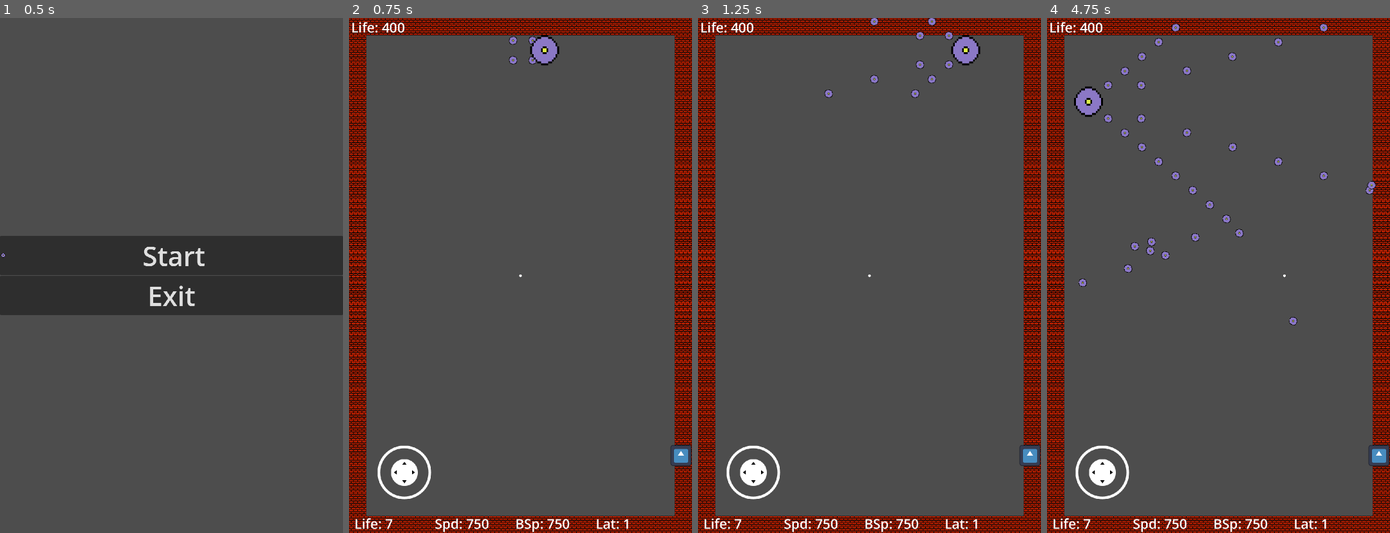
Above: before the commit, frames 1-4 (left to right).
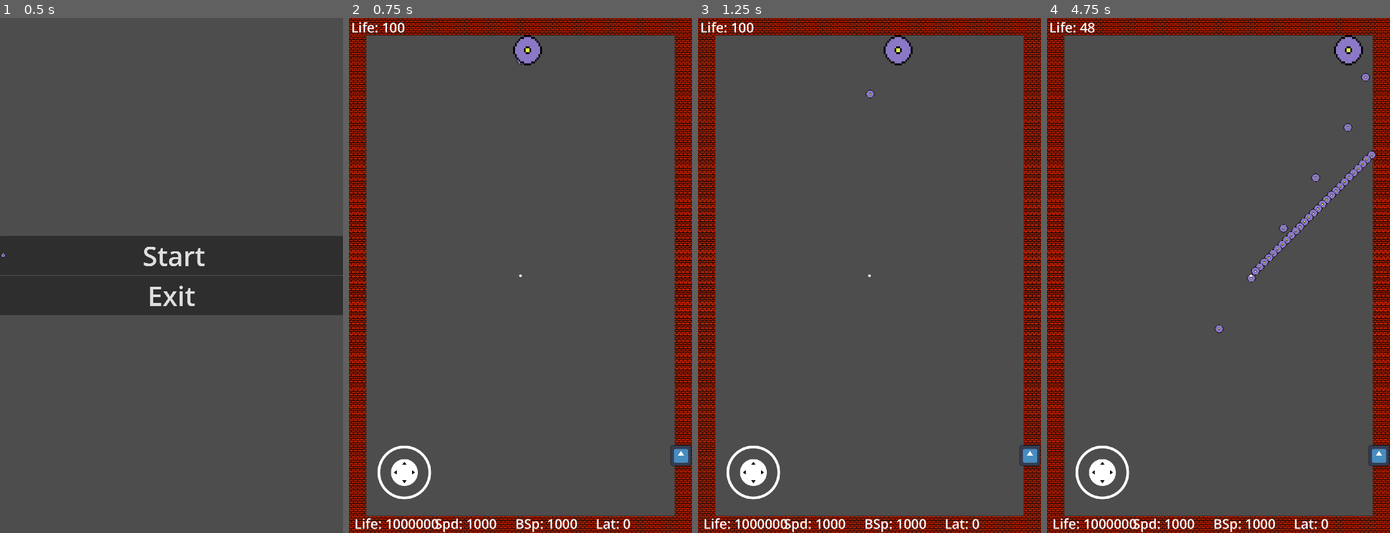
Above: after the commit, the same moments.

Repository: SalixeGames/ClassicalBulletHell
Game: Godot game, scene res://main_menu.tscn
Same seed, same stepped clock (60 frames per second), same inputs: the game is played once before the commit and once after it. The engine's default icon, where the game draws it, is replaced by a stand-in: a white triangle on a blue panel in a dark square.
Inputs (mouse positions are in pixels of both pictures, inside the frame that each line leads up to):
- Up to frame 1 (0.5 s): no input
- Up to frame 2 (0.75 s): click "Start" at 0.5 s
- Up to frame 3 (1.25 s): no input
- Up to frame 4 (4.75 s): move the mouse to (1293, 249) at 1.27 s; hold D (move_right) 1.28-2 s; hold Space (shoot) 1.28-2 s; click (1293, 249) at 1.42 s; drag from (1149, 301) to (1314, 141) at 2.02 s; move the mouse to (1252, 162) at 2.77 s; hold D (move_right) 2.78-3.5 s; hold Space (shoot) 2.78-3.5 s; drag from (1201, 378) to (1119, 213) at 3.52 s; move the mouse to (1321, 352) at 4.27 s; hold A (move_left) from 4.28 s (still down); hold Space (shoot) from 4.28 s (still down)

Frame 1 is identical in both runs. In frame 2, 1.0% of the frame differs, in the area x 9-82%, y 0-100%; in frame 3, 1.4%; in frame 4, 3.0%, in the area x 7-97%, y 0-100%.

Commit message:
+ all bosses

Diff:
--- a/Ressources/Bosses/10_debussy.tscn
+++ b/Ressources/Bosses/10_debussy.tscn
@@ -8,44 +8,40 @@
 [ext_resource type="PackedScene" uid="uid://cpxfog2lpcw3g" path="res://Ressources/Paths/pee_stain_path_h2.tscn" id="6_0onwc"]
 [ext_resource type="PackedScene" uid="uid://80r85brvtfjc" path="res://Ressources/Paths/twirl_path_h3.tscn" id="7_7m7v0"]
 [ext_resource type="Texture2D" uid="uid://douxk8ths4u6s" path="res://Assets/Sprites/ball.png" id="7_hb27e"]
-[ext_resource type="AudioStream" uid="uid://cywdyr3s8r0x5" path="res://Assets/Sound/Beethoven_Bagatela_WoO_59_Fur_Elise.mp3" id="8_hmpy6"]
+[ext_resource type="AudioStream" uid="uid://gol8tma5f5hm" path="res://Assets/Sound/debussy.mp3" id="9_bog1b"]
 [ext_resource type="PackedScene" uid="uid://c3gcutpkv0kuu" path="res://life_label.tscn" id="9_umqq0"]
 
 [sub_resource type="Resource" id="Resource_i4bdl"]
 script = ExtResource("4_77f37")
-init_angle = 0.785
-n_angles = 4
-latency = 0.1
-n_simult = 4
+init_angle = 0.0
+n_angles = 10
+latency = 0.01
 projectile = ExtResource("3_tgjwq")
-projectile_speed = 300.0
+projectile_speed = 1000.0
 
 [sub_resource type="Resource" id="Resource_j8pfv"]
 script = ExtResource("4_77f37")
-init_angle = 1.0
-n_angles = 1
-latency = 1.0
-n_simult = 1
+init_angle = 0.0
+n_angles = 15
+latency = 0.01
 projectile = ExtResource("3_tgjwq")
-projectile_speed = 300.0
+projectile_speed = 1000.0
 
 [sub_resource type="Resource" id="Resource_csxrt"]
 script = ExtResource("4_77f37")
-init_angle = 1.0
-n_angles = 4
-latency = 0.01
-n_simult = 3
+init_angle = 0.0
+n_angles = 20
+latency = 0.1
 projectile = ExtResource("3_tgjwq")
-projectile_speed = 300.0
+projectile_speed = 900.0
 
 [sub_resource type="Resource" id="Resource_5xfg5"]
 script = ExtResource("4_77f37")
-init_angle = 2.0
-n_angles = 2
-latency = 2.0
-n_simult = 2
+init_angle = 0.0
+n_angles = 25
+latency = 0.01
 projectile = ExtResource("3_tgjwq")
-projectile_speed = 300.0
+projectile_speed = 1000.0
 
 [sub_resource type="CircleShape2D" id="CircleShape2D_3gvjj"]
 radius = 60.0
@@ -78,7 +74,7 @@
 shape = SubResource("CircleShape2D_3gvjj")
 
 [node name="AudioStreamPlayer" type="AudioStreamPlayer" parent="."]
-stream = ExtResource("8_hmpy6")
+stream = ExtResource("9_bog1b")
 pitch_scale = 1.24
 autoplay = true
 
--- a/Ressources/Bosses/2_bach.tscn
+++ b/Ressources/Bosses/2_bach.tscn
@@ -9,15 +9,14 @@
 [ext_resource type="Texture2D" uid="uid://douxk8ths4u6s" path="res://Assets/Sprites/ball.png" id="7_6nhyl"]
 [ext_resource type="PackedScene" uid="uid://by2n6i06l8anu" path="res://Ressources/Paths/parrallelogram_path_e3.tscn" id="7_bkmy8"]
 [ext_resource type="PackedScene" uid="uid://du1x6so62lgb2" path="res://Ressources/Paths/x_path_e5.tscn" id="8_t1oi7"]
-[ext_resource type="AudioStream" uid="uid://cywdyr3s8r0x5" path="res://Assets/Sound/Beethoven_Bagatela_WoO_59_Fur_Elise.mp3" id="8_vdrmp"]
 [ext_resource type="PackedScene" uid="uid://c3gcutpkv0kuu" path="res://life_label.tscn" id="9_4oeru"]
+[ext_resource type="AudioStream" uid="uid://co6uionrotb5l" path="res://Assets/Sound/Johann_Sebastian_Bach.mp3" id="10_b4poj"]
 
 [sub_resource type="Resource" id="Resource_i4bdl"]
 script = ExtResource("4_8n64y")
 init_angle = 1.571
 n_angles = 1
 latency = 0.5
-n_simult = 1
 projectile = ExtResource("3_wisqn")
 projectile_speed = 300.0
 
@@ -26,7 +25,6 @@
 init_angle = 1.571
 n_angles = 3
 latency = 0.5
-n_simult = 1
 projectile = ExtResource("3_wisqn")
 projectile_speed = 350.0
 
@@ -35,7 +33,6 @@
 init_angle = 1.571
 n_angles = 5
 latency = 0.25
-n_simult = 1
 projectile = ExtResource("3_wisqn")
 projectile_speed = 400.0
 
@@ -44,7 +41,6 @@
 init_angle = 1.571
 n_angles = 7
 latency = 0.25
-n_simult = 1
 projectile = ExtResource("3_wisqn")
 projectile_speed = 450.0
 
@@ -79,7 +75,7 @@
 shape = SubResource("CircleShape2D_3gvjj")
 
 [node name="AudioStreamPlayer" type="AudioStreamPlayer" parent="."]
-stream = ExtResource("8_vdrmp")
+stream = ExtResource("10_b4poj")
 pitch_scale = 1.24
 autoplay = true
 
--- a/Ressources/Bosses/3_mozart.tscn
+++ b/Ressources/Bosses/3_mozart.tscn
@@ -8,16 +8,15 @@
 [ext_resource type="PackedScene" uid="uid://du1x6so62lgb2" path="res://Ressources/Paths/x_path_e5.tscn" id="6_5rgcc"]
 [ext_resource type="Texture2D" uid="uid://douxk8ths4u6s" path="res://Assets/Sprites/ball.png" id="7_e5oir"]
 [ext_resource type="PackedScene" uid="uid://b70731gfwu7yl" path="res://Ressources/Paths/hourglass_path_e4.tscn" id="7_prxsa"]
-[ext_resource type="AudioStream" uid="uid://cywdyr3s8r0x5" path="res://Assets/Sound/Beethoven_Bagatela_WoO_59_Fur_Elise.mp3" id="8_585jy"]
 [ext_resource type="PackedScene" uid="uid://hpd0xkouvvrx" path="res://Ressources/Paths/teeth_path_m1.tscn" id="8_qf6tl"]
 [ext_resource type="PackedScene" uid="uid://c3gcutpkv0kuu" path="res://life_label.tscn" id="9_hqarc"]
+[ext_resource type="AudioStream" uid="uid://bb1kl1grsuuu2" path="res://Assets/Sound/mozart.mp3" id="10_pojxo"]
 
 [sub_resource type="Resource" id="Resource_i4bdl"]
 script = ExtResource("4_mxwd7")
 init_angle = 1.571
 n_angles = 3
 latency = 0.3
-n_simult = 1
 projectile = ExtResource("3_xn3m3")
 projectile_speed = 300.0
 
@@ -26,7 +25,6 @@
 init_angle = 1.571
 n_angles = 3
 latency = 0.3
-n_simult = 2
 projectile = ExtResource("3_xn3m3")
 projectile_speed = 300.0
 
@@ -35,16 +33,14 @@
 init_angle = 1.571
 n_angles = 3
 latency = 0.15
-n_simult = 3
 projectile = ExtResource("3_xn3m3")
 projectile_speed = 300.0
 
 [sub_resource type="Resource" id="Resource_5xfg5"]
 script = ExtResource("4_mxwd7")
 init_angle = 1.571
-n_angles = 2
+n_angles = 7
 latency = 0.3
-n_simult = 4
 projectile = ExtResource("3_xn3m3")
 projectile_speed = 300.0
 
@@ -79,7 +75,7 @@
 shape = SubResource("CircleShape2D_3gvjj")
 
 [node name="AudioStreamPlayer" type="AudioStreamPlayer" parent="."]
-stream = ExtResource("8_585jy")
+stream = ExtResource("10_pojxo")
 pitch_scale = 1.24
 autoplay = true
 
--- a/Ressources/Bosses/4_beethoven.tscn
+++ b/Ressources/Bosses/4_beethoven.tscn
@@ -17,7 +17,6 @@
 init_angle = 0.785
 n_angles = 4
 latency = 0.2
-n_simult = 1
 projectile = ExtResource("3_1rvtp")
 projectile_speed = 350.0
 
@@ -26,7 +25,6 @@
 init_angle = 0.785
 n_angles = 4
 latency = 0.2
-n_simult = 1
 projectile = ExtResource("3_1rvtp")
 projectile_speed = 400.0
 
@@ -35,7 +33,6 @@
 init_angle = 0.785
 n_angles = 6
 latency = 0.2
-n_simult = 1
 projectile = ExtResource("3_1rvtp")
 projectile_speed = 450.0
 
@@ -44,7 +41,6 @@
 init_angle = 0.785
 n_angles = 6
 latency = 0.2
-n_simult = 1
 projectile = ExtResource("3_1rvtp")
 projectile_speed = 500.0
 
--- a/Ressources/Bosses/5_chopin.tscn
+++ b/Ressources/Bosses/5_chopin.tscn
@@ -7,44 +7,40 @@
 [ext_resource type="PackedScene" uid="uid://hpd0xkouvvrx" path="res://Ressources/Paths/teeth_path_m1.tscn" id="5_h21pr"]
 [ext_resource type="PackedScene" uid="uid://cmc50iwsmo0px" path="res://Ressources/Paths/sinus_path_m2.tscn" id="6_q4v5h"]
 [ext_resource type="Texture2D" uid="uid://douxk8ths4u6s" path="res://Assets/Sprites/ball.png" id="7_5ppdf"]
-[ext_resource type="AudioStream" uid="uid://cywdyr3s8r0x5" path="res://Assets/Sound/Beethoven_Bagatela_WoO_59_Fur_Elise.mp3" id="8_7ipx5"]
+[ext_resource type="AudioStream" uid="uid://1rxnuuxa7ygl" path="res://Assets/Sound/chopin.ogg" id="8_k7fbo"]
 [ext_resource type="PackedScene" uid="uid://c3gcutpkv0kuu" path="res://life_label.tscn" id="9_1etww"]
 
 [sub_resource type="Resource" id="Resource_i4bdl"]
 script = ExtResource("4_whuu5")
-init_angle = 0.785
-n_angles = 4
-latency = 0.1
-n_simult = 4
+init_angle = 1.571
+n_angles = 6
+latency = 0.15
 projectile = ExtResource("3_toh8x")
-projectile_speed = 300.0
+projectile_speed = 500.0
 
 [sub_resource type="Resource" id="Resource_j8pfv"]
 script = ExtResource("4_whuu5")
-init_angle = 1.0
-n_angles = 1
-latency = 1.0
-n_simult = 1
+init_angle = 1.571
+n_angles = 6
+latency = 0.1
 projectile = ExtResource("3_toh8x")
-projectile_speed = 300.0
+projectile_speed = 500.0
 
 [sub_resource type="Resource" id="Resource_csxrt"]
 script = ExtResource("4_whuu5")
-init_angle = 1.0
-n_angles = 4
-latency = 0.01
-n_simult = 3
+init_angle = 1.571
+n_angles = 12
+latency = 0.15
 projectile = ExtResource("3_toh8x")
-projectile_speed = 300.0
+projectile_speed = 600.0
 
 [sub_resource type="Resource" id="Resource_5xfg5"]
 script = ExtResource("4_whuu5")
-init_angle = 2.0
-n_angles = 2
-latency = 2.0
-n_simult = 2
+init_angle = 1.571
+n_angles = 12
+latency = 0.1
 projectile = ExtResource("3_toh8x")
-projectile_speed = 300.0
+projectile_speed = 600.0
 
 [sub_resource type="CircleShape2D" id="CircleShape2D_3gvjj"]
 radius = 60.0
@@ -77,7 +73,7 @@
 shape = SubResource("CircleShape2D_3gvjj")
 
 [node name="AudioStreamPlayer" type="AudioStreamPlayer" parent="."]
-stream = ExtResource("8_7ipx5")
+stream = ExtResource("8_k7fbo")
 pitch_scale = 1.24
 autoplay = true
 
--- a/Ressources/Bosses/6_wagner.tscn
+++ b/Ressources/Bosses/6_wagner.tscn
@@ -9,44 +9,40 @@
 [ext_resource type="PackedScene" uid="uid://hpd0xkouvvrx" path="res://Ressources/Paths/teeth_path_m1.tscn" id="7_gr8dk"]
 [ext_resource type="Texture2D" uid="uid://douxk8ths4u6s" path="res://Assets/Sprites/ball.png" id="7_kmat2"]
 [ext_resource type="PackedScene" uid="uid://bdolo3lrs20a3" path="res://Ressources/Paths/star_path_h1.tscn" id="8_0q2c3"]
-[ext_resource type="AudioStream" uid="uid://cywdyr3s8r0x5" path="res://Assets/Sound/Beethoven_Bagatela_WoO_59_Fur_Elise.mp3" id="8_nrcas"]
 [ext_resource type="PackedScene" uid="uid://c3gcutpkv0kuu" path="res://life_label.tscn" id="9_47ke7"]
+[ext_resource type="AudioStream" uid="uid://bjd5y3i5t7jjt" path="res://Assets/Sound/wagner.mp3" id="10_jocno"]
 
 [sub_resource type="Resource" id="Resource_i4bdl"]
 script = ExtResource("4_ge121")
-init_angle = 0.785
-n_angles = 4
-latency = 0.1
-n_simult = 4
+init_angle = 0.0
+n_angles = 12
+latency = 0.3
 projectile = ExtResource("3_ea8ut")
-projectile_speed = 300.0
+projectile_speed = 600.0
 
 [sub_resource type="Resource" id="Resource_j8pfv"]
 script = ExtResource("4_ge121")
-init_angle = 1.0
-n_angles = 1
-latency = 1.0
-n_simult = 1
+init_angle = 0.0
+n_angles = 12
+latency = 0.3
 projectile = ExtResource("3_ea8ut")
-projectile_speed = 300.0
+projectile_speed = 600.0
 
 [sub_resource type="Resource" id="Resource_csxrt"]
 script = ExtResource("4_ge121")
-init_angle = 1.0
-n_angles = 4
-latency = 0.01
-n_simult = 3
+init_angle = 0.0
+n_angles = 15
+latency = 0.2
 projectile = ExtResource("3_ea8ut")
-projectile_speed = 300.0
+projectile_speed = 700.0
 
 [sub_resource type="Resource" id="Resource_5xfg5"]
 script = ExtResource("4_ge121")
-init_angle = 2.0
-n_angles = 2
-latency = 2.0
-n_simult = 2
+init_angle = 0.0
+n_angles = 15
+latency = 0.2
 projectile = ExtResource("3_ea8ut")
-projectile_speed = 300.0
+projectile_speed = 650.0
 
 [sub_resource type="CircleShape2D" id="CircleShape2D_3gvjj"]
 radius = 60.0
@@ -79,7 +75,7 @@
 shape = SubResource("CircleShape2D_3gvjj")
 
 [node name="AudioStreamPlayer" type="AudioStreamPlayer" parent="."]
-stream = ExtResource("8_nrcas")
+stream = ExtResource("10_jocno")
 pitch_scale = 1.24
 autoplay = true
 
--- a/Ressources/Bosses/7_offenbach.tscn
+++ b/Ressources/Bosses/7_offenbach.tscn
@@ -8,44 +8,40 @@
 [ext_resource type="PackedScene" uid="uid://cpxfog2lpcw3g" path="res://Ressources/Paths/pee_stain_path_h2.tscn" id="6_1nv7y"]
 [ext_resource type="PackedScene" uid="uid://bdolo3lrs20a3" path="res://Ressources/Paths/star_path_h1.tscn" id="6_scd75"]
 [ext_resource type="Texture2D" uid="uid://douxk8ths4u6s" path="res://Assets/Sprites/ball.png" id="7_txhmp"]
-[ext_resource type="AudioStream" uid="uid://cywdyr3s8r0x5" path="res://Assets/Sound/Beethoven_Bagatela_WoO_59_Fur_Elise.mp3" id="8_ctf5p"]
+[ext_resource type="AudioStream" uid="uid://7gqaw4virr4u" path="res://Assets/Sound/offenbach.mp3" id="9_1hi5a"]
 [ext_resource type="PackedScene" uid="uid://c3gcutpkv0kuu" path="res://life_label.tscn" id="9_wulpd"]
 
 [sub_resource type="Resource" id="Resource_i4bdl"]
 script = ExtResource("4_33827")
-init_angle = 0.785
+init_angle = 0.0
 n_angles = 4
 latency = 0.1
-n_simult = 4
 projectile = ExtResource("3_54tdp")
-projectile_speed = 300.0
+projectile_speed = 700.0
 
 [sub_resource type="Resource" id="Resource_j8pfv"]
 script = ExtResource("4_33827")
-init_angle = 1.0
-n_angles = 1
-latency = 1.0
-n_simult = 1
+init_angle = 0.0
+n_angles = 4
+latency = 0.1
 projectile = ExtResource("3_54tdp")
-projectile_speed = 300.0
+projectile_speed = 700.0
 
 [sub_resource type="Resource" id="Resource_csxrt"]
 script = ExtResource("4_33827")
-init_angle = 1.0
-n_angles = 4
-latency = 0.01
-n_simult = 3
+init_angle = 0.0
+n_angles = 6
+latency = 0.1
 projectile = ExtResource("3_54tdp")
-projectile_speed = 300.0
+projectile_speed = 750.0
 
 [sub_resource type="Resource" id="Resource_5xfg5"]
 script = ExtResource("4_33827")
-init_angle = 2.0
-n_angles = 2
-latency = 2.0
-n_simult = 2
+init_angle = 0.0
+n_angles = 8
+latency = 0.1
 projectile = ExtResource("3_54tdp")
-projectile_speed = 300.0
+projectile_speed = 800.0
 
 [sub_resource type="CircleShape2D" id="CircleShape2D_3gvjj"]
 radius = 60.0
@@ -78,7 +74,7 @@
 shape = SubResource("CircleShape2D_3gvjj")
 
 [node name="AudioStreamPlayer" type="AudioStreamPlayer" parent="."]
-stream = ExtResource("8_ctf5p")
+stream = ExtResource("9_1hi5a")
 pitch_scale = 1.24
 autoplay = true
 
--- a/Ressources/Bosses/8_brahms.tscn
+++ b/Ressources/Bosses/8_brahms.tscn
@@ -9,44 +9,40 @@
 [ext_resource type="PackedScene" uid="uid://cpxfog2lpcw3g" path="res://Ressources/Paths/pee_stain_path_h2.tscn" id="6_v8jh1"]
 [ext_resource type="PackedScene" uid="uid://cmc50iwsmo0px" path="res://Ressources/Paths/sinus_path_m2.tscn" id="7_4m8et"]
 [ext_resource type="Texture2D" uid="uid://douxk8ths4u6s" path="res://Assets/Sprites/ball.png" id="7_6d4bb"]
-[ext_resource type="AudioStream" uid="uid://cywdyr3s8r0x5" path="res://Assets/Sound/Beethoven_Bagatela_WoO_59_Fur_Elise.mp3" id="8_15bns"]
 [ext_resource type="PackedScene" uid="uid://c3gcutpkv0kuu" path="res://life_label.tscn" id="9_myeto"]
+[ext_resource type="AudioStream" uid="uid://cvrxagsvgmshp" path="res://Assets/Sound/brahms.mp3" id="10_noywf"]
 
 [sub_resource type="Resource" id="Resource_i4bdl"]
 script = ExtResource("4_uvb8c")
-init_angle = 0.785
-n_angles = 4
+init_angle = 1.571
+n_angles = 5
 latency = 0.1
-n_simult = 4
 projectile = ExtResource("3_5mw4r")
-projectile_speed = 300.0
+projectile_speed = 700.0
 
 [sub_resource type="Resource" id="Resource_j8pfv"]
 script = ExtResource("4_uvb8c")
-init_angle = 1.0
-n_angles = 1
-latency = 1.0
-n_simult = 1
+init_angle = 0.0
+n_angles = 8
+latency = 0.1
 projectile = ExtResource("3_5mw4r")
-projectile_speed = 300.0
+projectile_speed = 700.0
 
 [sub_resource type="Resource" id="Resource_csxrt"]
 script = ExtResource("4_uvb8c")
-init_angle = 1.0
-n_angles = 4
-latency = 0.01
-n_simult = 3
+init_angle = 1.571
+n_angles = 13
+latency = 0.1
 projectile = ExtResource("3_5mw4r")
-projectile_speed = 300.0
+projectile_speed = 700.0
 
 [sub_resource type="Resource" id="Resource_5xfg5"]
 script = ExtResource("4_uvb8c")
-init_angle = 2.0
-n_angles = 2
-latency = 2.0
-n_simult = 2
+init_angle = 1.571
+n_angles = 21
+latency = 0.1
 projectile = ExtResource("3_5mw4r")
-projectile_speed = 300.0
+projectile_speed = 700.0
 
 [sub_resource type="CircleShape2D" id="CircleShape2D_3gvjj"]
 radius = 60.0
@@ -79,7 +75,7 @@
 shape = SubResource("CircleShape2D_3gvjj")
 
 [node name="AudioStreamPlayer" type="AudioStreamPlayer" parent="."]
-stream = ExtResource("8_15bns")
+stream = ExtResource("10_noywf")
 pitch_scale = 1.24
 autoplay = true
 
--- a/Ressources/Bosses/9_tchaikovski.tscn
+++ b/Ressources/Bosses/9_tchaikovski.tscn
@@ -9,44 +9,40 @@
 [ext_resource type="Texture2D" uid="uid://douxk8ths4u6s" path="res://Assets/Sprites/ball.png" id="7_ioqis"]
 [ext_resource type="PackedScene" uid="uid://cmc50iwsmo0px" path="res://Ressources/Paths/sinus_path_m2.tscn" id="7_iwebs"]
 [ext_resource type="PackedScene" uid="uid://80r85brvtfjc" path="res://Ressources/Paths/twirl_path_h3.tscn" id="8_0tqjf"]
-[ext_resource type="AudioStream" uid="uid://cywdyr3s8r0x5" path="res://Assets/Sound/Beethoven_Bagatela_WoO_59_Fur_Elise.mp3" id="8_4qvti"]
 [ext_resource type="PackedScene" uid="uid://c3gcutpkv0kuu" path="res://life_label.tscn" id="9_u4sgu"]
+[ext_resource type="AudioStream" uid="uid://of5ftrgr6cc3" path="res://Assets/Sound/tchaikovski.mp3" id="10_lntii"]
 
 [sub_resource type="Resource" id="Resource_i4bdl"]
 script = ExtResource("4_qn7de")
-init_angle = 0.785
-n_angles = 4
-latency = 0.1
-n_simult = 4
+init_angle = 0.0
+n_angles = 8
+latency = 0.075
 projectile = ExtResource("3_o3mc1")
-projectile_speed = 300.0
+projectile_speed = 800.0
 
 [sub_resource type="Resource" id="Resource_j8pfv"]
 script = ExtResource("4_qn7de")
-init_angle = 1.0
-n_angles = 1
-latency = 1.0
-n_simult = 1
+init_angle = 0.0
+n_angles = 13
+latency = 0.075
 projectile = ExtResource("3_o3mc1")
-projectile_speed = 300.0
+projectile_speed = 800.0
 
 [sub_resource type="Resource" id="Resource_csxrt"]
 script = ExtResource("4_qn7de")
-init_angle = 1.0
-n_angles = 4
-latency = 0.01
-n_simult = 3
+init_angle = 0.0
+n_angles = 21
+latency = 0.05
 projectile = ExtResource("3_o3mc1")
-projectile_speed = 300.0
+projectile_speed = 900.0
 
 [sub_resource type="Resource" id="Resource_5xfg5"]
 script = ExtResource("4_qn7de")
-init_angle = 2.0
-n_angles = 2
-latency = 2.0
-n_simult = 2
+init_angle = 0.0
+n_angles = 21
+latency = 0.075
 projectile = ExtResource("3_o3mc1")
-projectile_speed = 300.0
+projectile_speed = 850.0
 
 [sub_resource type="CircleShape2D" id="CircleShape2D_3gvjj"]
 radius = 60.0
@@ -79,7 +75,7 @@
 shape = SubResource("CircleShape2D_3gvjj")
 
 [node name="AudioStreamPlayer" type="AudioStreamPlayer" parent="."]
-stream = ExtResource("8_4qvti")
+stream = ExtResource("10_lntii")
 pitch_scale = 1.24
 autoplay = true
 
--- a/bullet_pattern.gd
+++ b/bullet_pattern.gd
@@ -5,7 +5,6 @@
 @export var init_angle : float
 @export var n_angles : int
 @export var latency : float
-@export var n_simult : int
 @export var projectile : PackedScene
 @export var projectile_speed : float = 300
 
@@ -13,12 +12,10 @@
 	init_angle = p_init_angle
 	n_angles = p_n_angles
 	latency = p_latency
-	n_simult = p_n_simult
 
-func get_angle(angle_index, angle_number):
+func get_angle(angle_index):
 	var offset_index := calculate_angle_offset(angle_index, n_angles)
-	var offset_number := calculate_angle_offset(angle_number, n_simult)
-	return init_angle + offset_index + offset_number
+	return init_angle + offset_index
 
 func calculate_angle_offset(angle_id, n_angles) -> float:
 	return (angle_id * ((2 * PI)/n_angles))
@@ -26,14 +23,13 @@
 func get_projectiles(parent_global_transform, mask=1, layer=1):
 	var bullets : Array = []
 	for i in n_angles:
-		for j in n_simult:
-			bullets.append(get_projectile(parent_global_transform, mask, layer, i, j))
+		bullets.append(get_projectile(parent_global_transform, mask, layer, i))
 	return bullets
 
-func get_projectile(parent_global_transform, mask, layer, i, j):
+func get_projectile(parent_global_transform, mask, layer, i):
 	var bullet_instance =  projectile.instantiate()
 	bullet_instance.global_transform = parent_global_transform
-	bullet_instance.rotation = get_angle(i, j)
+	bullet_instance.rotation = get_angle(i)
 	bullet_instance.collision_mask = mask
 	bullet_instance.collision_layer = layer
 	bullet_instance.speed = projectile_speed
--- a/level_manager.gd
+++ b/level_manager.gd
@@ -20,10 +20,10 @@
 func _ready() -> void:
 	instantiate_boss()
 	modif_dict = {
-		ACTIONS.Speed: ModifItem.new("Speed", player.update_speed, 50, 200),
-		ACTIONS.Life: ModifItem.new("Life", player.update_life, 1, 3),
-		ACTIONS.Cadency: ModifItem.new("Cadency", player.update_cadency, -1, -10),
-		ACTIONS.BulletSpeed: ModifItem.new("Bullet Speed", player.update_bullet_speed, 50, 200)
+		ACTIONS.Speed: ModifItem.new("Speed", player.update_speed, 200, 400),
+		ACTIONS.Life: ModifItem.new("Life", player.update_life, 1, 10),
+		ACTIONS.Cadency: ModifItem.new("Cadency", player.update_cadency, -1, -25),
+		ACTIONS.BulletSpeed: ModifItem.new("Bullet Speed", player.update_bullet_speed, 200, 500)
 	}
 
 # Called every frame. 'delta' is the elapsed time since the previous frame.
@@ -43,6 +43,7 @@
 		instantiate_boss()
 		open_shop_menu()
 	else:
+		get_tree().paused = false
 		to_main_menu()
 
 func on_player_death():
--- a/level_test.tscn
+++ b/level_test.tscn
@@ -1,8 +1,9 @@
-[gd_scene load_steps=23 format=4 uid="uid://bqls5kyua67j2"]
+[gd_scene load_steps=24 format=4 uid="uid://bqls5kyua67j2"]
 
 [ext_resource type="PackedScene" uid="uid://qogfpjj1cloh" path="res://hero.tscn" id="1_38w8d"]
 [ext_resource type="Script" path="res://level_manager.gd" id="1_vskd1"]
 [ext_resource type="TileSet" uid="uid://qfdu3av6mnpi" path="res://wall_tiles.tres" id="2_g7frc"]
+[ext_resource type="PackedScene" uid="uid://s8t6lhkycuoe" path="res://Ressources/Bosses/1_vivaldi.tscn" id="2_vv522"]
 [ext_resource type="PackedScene" uid="uid://dv7xq22ajkml6" path="res://Ressources/Bosses/4_beethoven.tscn" id="3_mppk6"]
 [ext_resource type="PackedScene" uid="uid://bwep542tcw8am" path="res://Ressources/Bosses/2_bach.tscn" id="3_p6ic7"]
 [ext_resource type="PackedScene" uid="uid://c3gcutpkv0kuu" path="res://life_label.tscn" id="4_ddjbk"]
@@ -23,10 +24,9 @@
 script = ExtResource("5_ieeel")
 init_angle = -1.571
 n_angles = 1
-latency = 1.0
-n_simult = 3
+latency = 0.0
 projectile = ExtResource("6_5ypvy")
-projectile_speed = 750.0
+projectile_speed = 1000.0
 
 [sub_resource type="Theme" id="Theme_ybu8h"]
 default_font_size = 100
@@ -39,7 +39,7 @@
 
 [node name="LevelTest" type="Node2D" node_paths=PackedStringArray("pause_menu", "player", "shop_menu", "shop_buttons")]
 script = ExtResource("1_vskd1")
-bosses = Array[PackedScene]([ExtResource("3_mppk6"), ExtResource("3_p6ic7"), ExtResource("4_v4ood"), ExtResource("3_mppk6"), ExtResource("6_h7xsw"), ExtResource("7_ul2ue"), ExtResource("8_7dg4a"), ExtResource("9_wdjxt"), ExtResource("10_nljwj"), ExtResource("11_mqgp5")])
+bosses = Array[PackedScene]([ExtResource("2_vv522"), ExtResource("3_p6ic7"), ExtResource("4_v4ood"), ExtResource("3_mppk6"), ExtResource("6_h7xsw"), ExtResource("7_ul2ue"), ExtResource("8_7dg4a"), ExtResource("9_wdjxt"), ExtResource("10_nljwj"), ExtResource("11_mqgp5")])
 main_menu = "res://main_menu.tscn"
 pause_menu = NodePath("UI/PauseMenu")
 player = NodePath("Hero")
@@ -49,6 +49,8 @@
 
 [node name="Hero" parent="." instance=ExtResource("1_38w8d")]
 patterns = Array[ExtResource("5_ieeel")]([SubResource("Resource_r5uji")])
+life = 1000000
+speed = 1000.0
 
 [node name="Camera2D" type="Camera2D" parent="."]
 
Not shown, added: Assets/Sound/Johann_Sebastian_Bach.mp3.import
Not shown, added: Assets/Sound/brahms.mp3.import
Not shown, added: Assets/Sound/chopin.ogg.import
Not shown, added: Assets/Sound/debussy.mp3.import
Not shown, added: Assets/Sound/mozart.mp3.import
Not shown, added: Assets/Sound/offenbach.mp3.import
Not shown, added: Assets/Sound/tchaikovski.mp3.import
Not shown, added: Assets/Sound/wagner.mp3.import
Not shown, added: Assets/Sound/Johann_Sebastian_Bach.mp3
Not shown, added: Assets/Sound/brahms.mp3
Not shown, added: Assets/Sound/chopin.ogg
Not shown, added: Assets/Sound/debussy.mp3
(and 4 more such lines)
